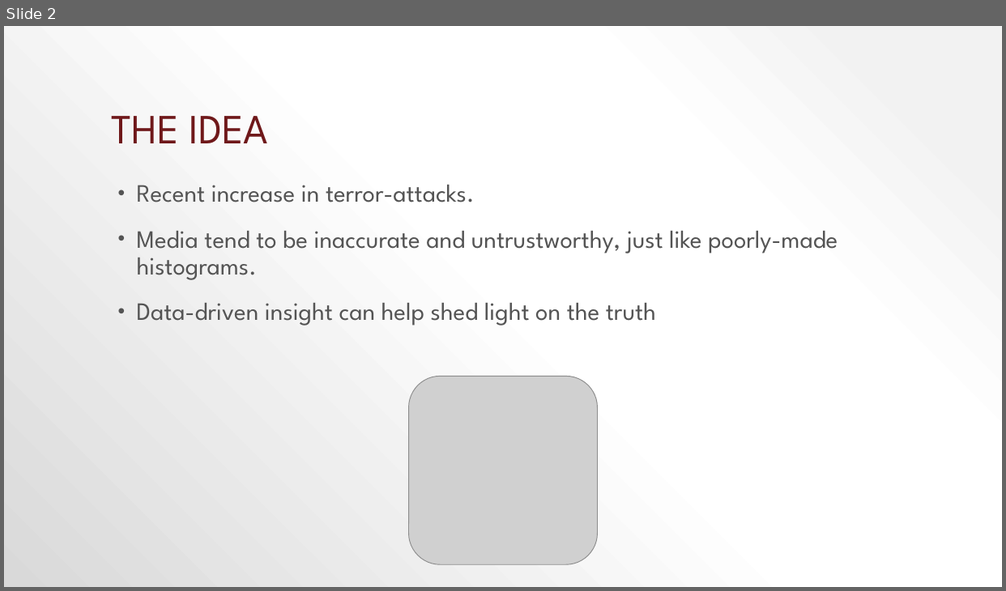
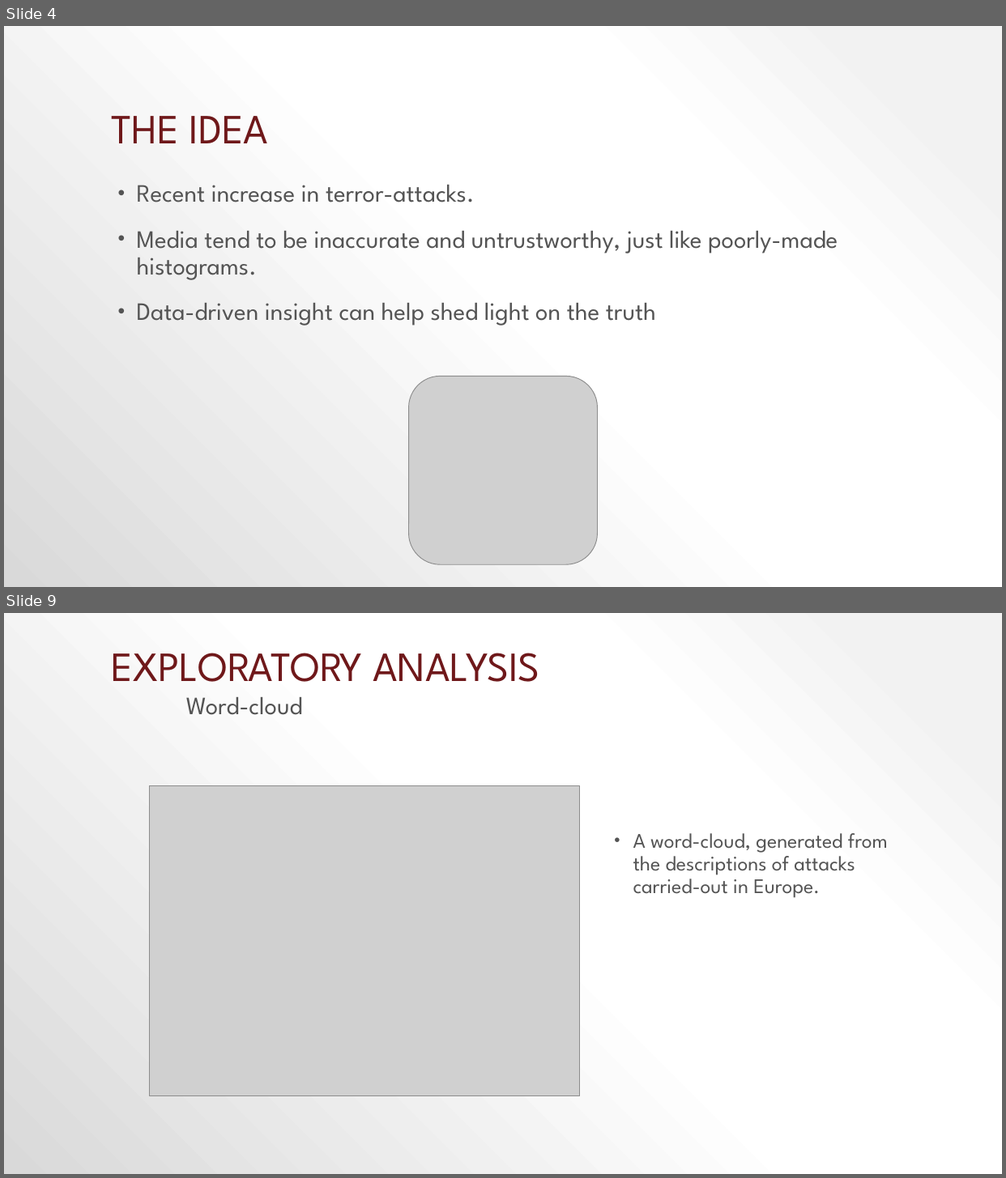
Before and after one commit to Senbyo/socialDataCourse, a slide deck: Final_Project/Terrorism in europe.pptx. Shown one above the other, each under a label of ours: slide 2 before the commit, slides 4 and 9 after it; the slides between them are not shown. The pictures are 1006x591 and 1006x1178 pixels, drawn with LibreOffice and Linux fonts; fonts in the diff are those of the drawing; grey boxes stand for pictures. Boxes give left, top, right and bottom in pixels: in the first picture for what was removed or moved away, otherwise in the second. Text is boxed around its words. In the diff, an @@ line names an element or a change of style, - is before the commit and + after.

```diff
--- a/Final_Project/Terrorism in europe.pptx
+++ b/Final_Project/Terrorism in europe.pptx
@@ slide 9 added at (4,613,1002,1174), background gradient #F2F2F2 to #FFFFFF to #D9D9D9 @@
@@ title added at (111,653,539,682), 40 pt, text #6F181A @@
+EXPLORATORY ANALYSIS
@@ text added at (186,697,303,715), 24 pt, text #545454 @@
+Word-cloud
@@ picture added at (149,786,580,1096) @@
@@ text added at (633,833,888,898), 20 pt, text #545454 @@
+• A word-cloud, generated from the descriptions of attacks carried-out in Europe.
@@ what was slide 2 is now slide 4 @@
```
Also in this commit, not shown: 1 slide changed, 22 other slides added, 9 slides removed, 1 other file.
